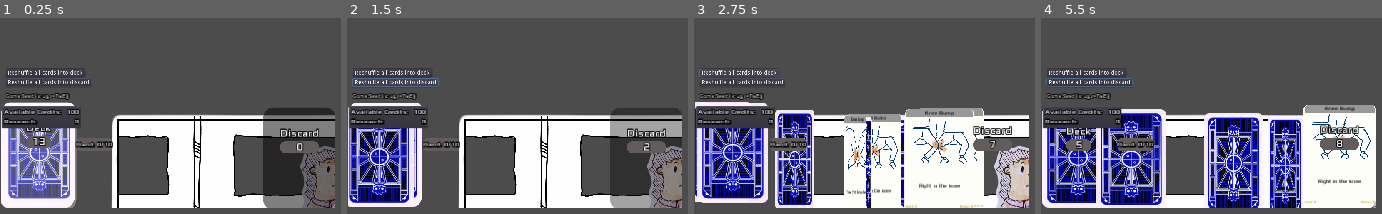
Above: before the commit, frames 1-4 (left to right).
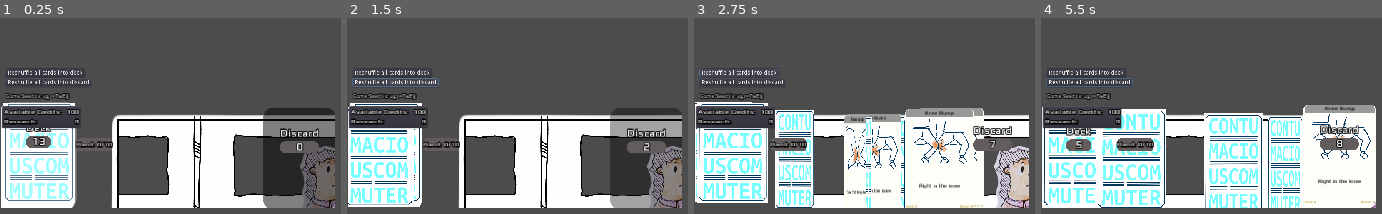
Above: after the commit, the same moments.

Repository: juanuys/contumacious
Game: Godot game, scene res://src/cc/Main.tscn
Two runs of this game, one before a commit and one after it. Both use one fixed random seed, a clock stepped at 60 frames per second and the inputs below.
Inputs (mouse positions are in pixels of both pictures, inside the frame that each line leads up to):
- Up to frame 1 (0.25 s): no input
- Up to frame 2 (1.5 s): click "Reshuffle all cards into deck" at 0.5 s; click "Reshuffle all cards into disc…" at 1.25 s
- Up to frame 3 (2.75 s): click "Reshuffle all cards into deck" at 2 s
- Up to frame 4 (5.5 s): click "Reshuffle all cards into disc…" at 2.75 s; click "Reshuffle all cards into deck" at 3.5 s; click "Reshuffle all cards into disc…" at 4.25 s; move the mouse to (outside the picture) at 5.02 s; click (outside the picture) at 5.17 s

The runs differ from the first frame. In frame 1, 6.4% of the frame differs, in the area x 0-22%, y 43-97%; in frame 2, 7.3%; in frame 3, 13%; in frame 4, 24%, in the area x 0-77%, y 45-97%.

Commit message:
card back face

Diff:
--- a/src/cc/cards/CardBackside.tscn
+++ b/src/cc/cards/CardBackside.tscn
@@ -1,12 +1,12 @@
 [gd_scene load_steps=5 format=2]
 
 [ext_resource path="res://assets/icons/view.svg" type="Texture" id=1]
-[ext_resource path="res://assets/card_backs/godot_back.png" type="Texture" id=2]
+[ext_resource path="res://assets/card_backs/card-back.png" type="Texture" id=2]
 [ext_resource path="res://src/core/Card/CardBackTexture.gd" type="Script" id=3]
 
 [sub_resource type="StyleBoxTexture" id=1]
 texture = ExtResource( 2 )
-region_rect = Rect2( 0, 0, 141, 225 )
+region_rect = Rect2( 0, 0, 822, 1122 )
 
 [node name="PlayingCardBack" type="Panel"]
 margin_right = 171.0
Binary file added: assets/card_backs/card-back.png
Not shown, added: assets/card_backs/card-back.png.import
